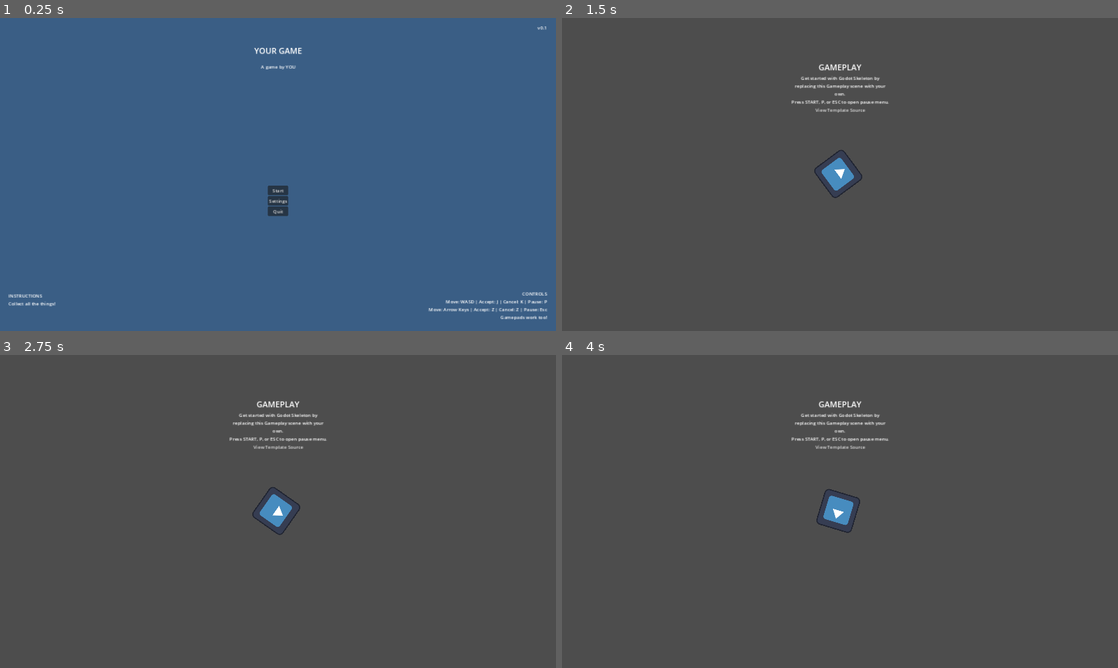
Above: before the commit, frames 1-4 (two rows, left to right).
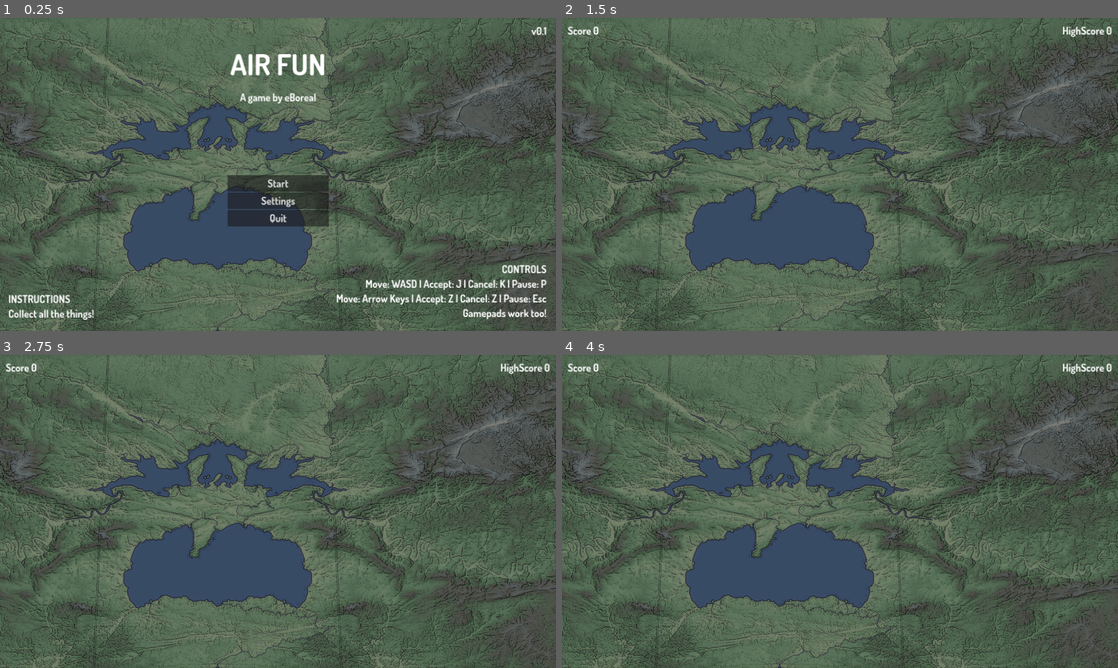
Above: after the commit, the same moments.

Repository: eespie/airfun
Game: Godot game, scene res://scenes/main_menu/main_menu.tscn
The game is run twice, just before and just after one commit, with the same random seed, the same clock (stepped at 60 frames per second) and the same inputs. The engine's default icon, where the game draws it, is replaced by a stand-in: a white triangle on a blue panel in a dark square.
Inputs (mouse positions are in pixels of both pictures, inside the frame that each line leads up to):
- Up to frame 1 (0.25 s): no input
- Up to frame 2 (1.5 s): click "Start" at 0.5 s; click (840, 174) at 1.25 s, where only the run after the commit has a clickable "Air Random Fun"
- Up to frame 3 (2.75 s): tap Enter at 2 s; move the mouse to (400, 495) at 2.02 s
- Up to frame 4 (4 s): tap Enter at 2.75, 3.5 s; move the mouse to (728, 527) at 2.77 s; move the mouse to (895, 442) at 3.52 s

The runs differ from the first frame. In frame 1, 100% of the frame differs, in the area x 0-100%, y 0-100%; in frame 2, 47%; in frame 3, 47%; in frame 4, 47%.

Commit message:
Custo skeleton

Diff:
--- /dev/null
+++ b/assets/themes/default_theme.tres
@@ -0,0 +1,12 @@
+[gd_resource type="Theme" load_steps=4 format=3 uid="uid://bkflfrecdmlo2"]
+
+[ext_resource type="FontFile" uid="uid://vv777y555brd" path="res://assets/fonts/pablo-impallari_dosis/Dosis-Bold.ttf" id="1_hpqko"]
+[ext_resource type="Texture2D" uid="uid://cc5sd1aj8ddmq" path="res://assets/themes/switch-on.png" id="1_qohdv"]
+[ext_resource type="Texture2D" uid="uid://d2e8beum34uc0" path="res://assets/themes/switch-off.png" id="2_co6dg"]
+
+[resource]
+default_font = ExtResource("1_hpqko")
+default_font_size = 35
+CheckButton/constants/h_separation = 15
+CheckButton/icons/checked = ExtResource("1_qohdv")
+CheckButton/icons/unchecked = ExtResource("2_co6dg")
--- a/project.godot
+++ b/project.godot
@@ -14,7 +14,7 @@
 config/description="[Add your description here!]"
 run/main_scene="res://scenes/main_menu/main_menu.tscn"
 config/features=PackedStringArray("4.0", "Mobile")
-boot_splash/image="res://assets/logo-eboreal.png"
+boot_splash/image="res://assets/images/map2.png"
 config/icon="res://assets/icon.svg"
 
 [autoload]
@@ -23,6 +23,8 @@
 Sound="*res://scripts/sound.gd"
 Events="*res://addons/e_boreal/events.gd"
 Scene="*res://addons/e_boreal/scene.gd"
+File="*res://scripts/file.gd"
+GameInfo="*res://scripts/game_info.gd"
 
 [display]
 
--- /dev/null
+++ b/scenes/game_modes/game_modes.tscn
@@ -0,0 +1,119 @@
+[gd_scene load_steps=6 format=3 uid="uid://bqdhtghr56kml"]
+
+[ext_resource type="Texture2D" uid="uid://bq050ylakuguo" path="res://assets/images/map2.png" id="1_e2wt0"]
+[ext_resource type="Theme" uid="uid://bkflfrecdmlo2" path="res://assets/themes/default_theme.tres" id="2_8x18v"]
+[ext_resource type="Script" path="res://scenes/game_modes/mode_options.gd" id="3_f6ohd"]
+[ext_resource type="AudioStream" uid="uid://ce2e610h5dh5g" path="res://assets/sounds/rollover5.ogg" id="5_iuu52"]
+[ext_resource type="AudioStream" uid="uid://nae25xj2of8v" path="res://assets/sounds/switch_006.ogg" id="6_1dyyv"]
+
+[node name="MainMenu" type="Control"]
+layout_mode = 3
+anchors_preset = 15
+anchor_right = 1.0
+anchor_bottom = 1.0
+grow_horizontal = 2
+grow_vertical = 2
+
+[node name="BG" type="ColorRect" parent="."]
+layout_mode = 0
+offset_left = -35.0
+offset_top = -30.0
+offset_right = 1955.0
+offset_bottom = 1110.0
+color = Color(0.227451, 0.368627, 0.521569, 1)
+
+[node name="BackgroundMap" type="Sprite2D" parent="."]
+texture = ExtResource("1_e2wt0")
+centered = false
+
+[node name="Title" type="Label" parent="."]
+layout_mode = 1
+anchors_preset = 5
+anchor_left = 0.5
+anchor_right = 0.5
+offset_left = -65.5
+offset_top = 93.0
+offset_right = 65.5
+offset_bottom = 135.0
+grow_horizontal = 2
+theme = ExtResource("2_8x18v")
+theme_type_variation = &"HeaderLarge"
+theme_override_font_sizes/font_size = 100
+text = "GAME MODES"
+horizontal_alignment = 1
+
+[node name="Instructions" type="Label" parent="."]
+layout_mode = 1
+anchors_preset = 2
+anchor_top = 1.0
+anchor_bottom = 1.0
+offset_left = 29.0
+offset_top = -134.0
+offset_right = 340.0
+offset_bottom = -30.0
+grow_vertical = 0
+theme = ExtResource("2_8x18v")
+text = "INSTRUCTIONS
+Link the airplanes to their destination
+and avoid collisions"
+
+[node name="DebugUIStatus" type="Label" parent="." groups=["debug_ui"]]
+visible = false
+layout_mode = 0
+offset_left = 24.0
+offset_top = 23.0
+offset_right = 162.0
+offset_bottom = 49.0
+text = "Debug UI enabled"
+
+[node name="ModesOptions" type="VFlowContainer" parent="." node_paths=PackedStringArray("shortcut_context")]
+layout_mode = 1
+anchors_preset = 13
+anchor_left = 0.5
+anchor_right = 0.5
+anchor_bottom = 1.0
+offset_left = -35.0
+offset_top = 192.0
+offset_right = 36.0
+offset_bottom = -9.0
+grow_horizontal = 2
+grow_vertical = 2
+shortcut_context = NodePath("Air Random Fun")
+theme = ExtResource("2_8x18v")
+alignment = 1
+script = ExtResource("3_f6ohd")
+
+[node name="Air Random Fun" type="Button" parent="ModesOptions"]
+custom_minimum_size = Vector2(350, 0)
+layout_mode = 2
+text = "Air Random Fun"
+
+[node name="Air Transit Fun" type="Button" parent="ModesOptions"]
+layout_mode = 2
+text = "Air Transit Fun"
+
+[node name="Air Landing Fun" type="Button" parent="ModesOptions"]
+layout_mode = 2
+text = "Air Landing Fun"
+
+[node name="Back" type="Button" parent="ModesOptions"]
+layout_mode = 2
+text = "Back
+"
+
+[node name="Over" type="AudioStreamPlayer2D" parent="ModesOptions"]
+position = Vector2(-925, -192)
+stream = ExtResource("5_iuu52")
+
+[node name="EnterSFX" type="AudioStreamPlayer2D" parent="ModesOptions"]
+position = Vector2(-925, -192)
+stream = ExtResource("6_1dyyv")
+
+[connection signal="mouse_entered" from="ModesOptions/Air Random Fun" to="ModesOptions" method="_on_button_mouse_entered"]
+[connection signal="pressed" from="ModesOptions/Air Random Fun" to="ModesOptions" method="_on_random_pressed"]
+[connection signal="mouse_entered" from="ModesOptions/Air Transit Fun" to="ModesOptions" method="_on_button_mouse_entered"]
+[connection signal="pressed" from="ModesOptions/Air Transit Fun" to="ModesOptions" method="_on_transit_pressed"]
+[connection signal="mouse_entered" from="ModesOptions/Air Landing Fun" to="ModesOptions" method="_on_button_mouse_entered"]
+[connection signal="pressed" from="ModesOptions/Air Landing Fun" to="ModesOptions" method="_on_landing_pressed"]
+[connection signal="mouse_entered" from="ModesOptions/Back" to="ModesOptions" method="_on_button_mouse_entered"]
+[connection signal="pressed" from="ModesOptions/Back" to="ModesOptions" method="_on_back_pressed"]
--- /dev/null
+++ b/scenes/game_modes/mode_options.gd
@@ -0,0 +1,22 @@
+extends VFlowContainer
+
+func _ready() -> void:
+	Sound.play_sfx($EnterSFX)
+
+func _on_button_mouse_entered() -> void:
+	Sound.play_sfx($Over)
+
+func _on_random_pressed():
+	Events.trigger("change_scene", "games/random_fun/random_fun")
+
+
+func _on_transit_pressed():
+	pass # Replace with function body.
+
+
+func _on_landing_pressed():
+	pass # Replace with function body.
+
+
+func _on_back_pressed():
+	Events.trigger("change_scene", "main_menu/main_menu")
--- a/scenes/gameplay/gameplay.tscn
+++ b/scenes/gameplay/gameplay.tscn
@@ -1,7 +1,8 @@
-[gd_scene load_steps=4 format=3 uid="uid://b0jqgn60vrbrk"]
+[gd_scene load_steps=5 format=3 uid="uid://b0jqgn60vrbrk"]
 
 [ext_resource type="Script" path="res://scenes/gameplay/gameplay.gd" id="1_k075f"]
 [ext_resource type="Texture2D" uid="uid://bgprycbqd2tbx" path="res://assets/icon.svg" id="2_oisjo"]
+[ext_resource type="Theme" uid="uid://bkflfrecdmlo2" path="res://assets/themes/default_theme.tres" id="3_5naj6"]
 [ext_resource type="PackedScene" uid="uid://cko02oljhiby" path="res://scenes/paused/paused.tscn" id="3_x7ku6"]
 
 [node name="Gameplay" type="Node2D"]
@@ -22,6 +23,7 @@
 grow_vertical = 2
 size_flags_horizontal = 3
 size_flags_vertical = 3
+theme = ExtResource("3_5naj6")
 
 [node name="Stack" type="VFlowContainer" parent="GUI"]
 layout_mode = 1
--- /dev/null
+++ b/scenes/games/common/game.gd
@@ -0,0 +1,19 @@
+extends Node2D
+
+@export var game_name: String:
+	get:
+		return game_name
+
+func _ready():
+	Events.trigger("new_game", game_name)
+
+func _process(_delta: float) -> void:
+	pass
+
+func _input(event: InputEvent) -> void:
+	if event.is_action_released("pause"):
+		call_deferred("_pause")
+
+func _pause() -> void:
+	$GUI/Paused.pause()
+	get_tree().paused = true
--- /dev/null
+++ b/scenes/games/common/gui.tscn
@@ -0,0 +1,45 @@
+[gd_scene load_steps=5 format=3 uid="uid://cobaxpg7avvu2"]
+
+[ext_resource type="Theme" uid="uid://bkflfrecdmlo2" path="res://assets/themes/default_theme.tres" id="1_fo5bj"]
+[ext_resource type="Script" path="res://scenes/games/common/score.gd" id="2_i7ibk"]
+[ext_resource type="Script" path="res://scenes/games/common/high_score.gd" id="3_6kg8y"]
+[ext_resource type="PackedScene" uid="uid://cko02oljhiby" path="res://scenes/paused/paused.tscn" id="4_u4bxb"]
+
+[node name="GUI" type="Control"]
+layout_mode = 3
+anchors_preset = 15
+anchor_right = 1.0
+anchor_bottom = 1.0
+offset_right = 1920.0
+offset_bottom = 1080.0
+grow_horizontal = 2
+grow_vertical = 2
+size_flags_horizontal = 3
+size_flags_vertical = 3
+theme = ExtResource("1_fo5bj")
+
+[node name="Score" type="Label" parent="."]
+layout_mode = 1
+offset_left = 20.0
+offset_top = 20.0
+offset_right = 100.0
+offset_bottom = 68.0
+text = "Score 0"
+script = ExtResource("2_i7ibk")
+
+[node name="HighScore" type="Label" parent="."]
+layout_mode = 1
+anchors_preset = 1
+anchor_left = 1.0
+anchor_right = 1.0
+offset_left = -170.0
+offset_top = 20.0
+offset_right = -20.0
+offset_bottom = 68.0
+grow_horizontal = 0
+text = "HighScore 123456"
+script = ExtResource("3_6kg8y")
+
+[node name="Paused" parent="." instance=ExtResource("4_u4bxb")]
+visible = false
+layout_mode = 1
--- /dev/null
+++ b/scenes/games/common/high_score.gd
@@ -0,0 +1,29 @@
+extends Label
+
+var high_score = 0
+var game_name = ""
+
+func _ready():
+	bind_events()
+
+func bind_events() -> void:
+	Events.register("new_high_score", self)
+	Events.register("new_game", self)
+
+func _exit_tree():
+	Events.unregister_node(self)
+
+func display_high_score() -> void:
+	text = "HighScore " + str(high_score)
+
+func _on_new_game(name: String) ->void:
+	game_name = name
+	high_score = GameInfo.get_value(game_name, "high_score", 0)
+	display_high_score()
+
+func _on_new_high_score(game_name: String, score: int) -> void:
+	if score <= high_score:
+		return
+	high_score = score
+	GameInfo.save_value(game_name, "high_score", high_score)
+	display_high_score()
--- /dev/null
+++ b/scenes/games/common/score.gd
@@ -0,0 +1,26 @@
+extends Label
+
+var high_score = 0
+var score = 0
+var game_name = ""
+
+func _ready():
+	bind_events()
+
+func bind_events() -> void:
+	Events.register("increment_score", self)
+	Events.register("new_game", self)
+
+func _exit_tree():
+	Events.unregister_node(self)
+
+func _on_new_game(name: String) ->void:
+	game_name = name
+	high_score = GameInfo.get_value(game_name, "high_score", 0)
+
+func _on_increment_score() ->void:
+	score = score + 1
+	text = "Score " + str(score)
+	if score > high_score:
+		high_score = score
+		Events.trigger("new_high_score", game_name, high_score)
--- /dev/null
+++ b/scenes/games/random_fun/random_fun.tscn
@@ -0,0 +1,15 @@
+[gd_scene load_steps=4 format=3 uid="uid://c5lgliwo3dm5o"]
+
+[ext_resource type="Script" path="res://scenes/games/common/game.gd" id="1_p6mwk"]
+[ext_resource type="Texture2D" uid="uid://bq050ylakuguo" path="res://assets/images/map2.png" id="2_apyar"]
+[ext_resource type="PackedScene" uid="uid://cobaxpg7avvu2" path="res://scenes/games/common/gui.tscn" id="3_28r50"]
+
+[node name="Game" type="Node2D"]
+script = ExtResource("1_p6mwk")
+game_name = "random_fun"
+
+[node name="map" type="Sprite2D" parent="."]
+texture = ExtResource("2_apyar")
+centered = false
+
+[node name="GUI" parent="." instance=ExtResource("3_28r50")]
--- a/scenes/main_menu/main_menu.tscn
+++ b/scenes/main_menu/main_menu.tscn
@@ -1,5 +1,7 @@
-[gd_scene load_steps=5 format=3 uid="uid://brk6pe1mqx36n"]
+[gd_scene load_steps=7 format=3 uid="uid://brk6pe1mqx36n"]
 
+[ext_resource type="Theme" uid="uid://bkflfrecdmlo2" path="res://assets/themes/default_theme.tres" id="1_c0giq"]
+[ext_resource type="Texture2D" uid="uid://bq050ylakuguo" path="res://assets/images/map2.png" id="1_eq578"]
 [ext_resource type="Script" path="res://scenes/main_menu/version_label.gd" id="1_s1lxo"]
 [ext_resource type="Script" path="res://scenes/main_menu/menu_options.gd" id="2_xaiuv"]
 [ext_resource type="AudioStream" uid="uid://nae25xj2of8v" path="res://assets/sounds/switch_006.ogg" id="5_uxbfp"]
@@ -21,6 +23,10 @@
 offset_bottom = 1110.0
 color = Color(0.227451, 0.368627, 0.521569, 1)
 
+[node name="BackgroundMap" type="Sprite2D" parent="."]
+texture = ExtResource("1_eq578")
+centered = false
+
 [node name="Title" type="Label" parent="."]
 layout_mode = 1
 anchors_preset = 5
@@ -31,8 +37,10 @@
 offset_right = 65.5
 offset_bottom = 135.0
 grow_horizontal = 2
+theme = ExtResource("1_c0giq")
 theme_type_variation = &"HeaderLarge"
-text = "YOUR GAME"
+theme_override_font_sizes/font_size = 100
+text = "AIR FUN"
 horizontal_alignment = 1
 
 [node name="Credit" type="Label" parent="."]
@@ -40,12 +48,14 @@
 anchors_preset = 5
 anchor_left = 0.5
 anchor_right = 0.5
-offset_left = -59.5
-offset_top = 156.0
-offset_right = 59.5
-offset_bottom = 182.0
+offset_left = -107.0
+offset_top = 250.0
+offset_right = 107.0
+offset_bottom = 298.0
 grow_horizontal = 2
-text = "A game by YOU"
+theme = ExtResource("1_c0giq")
+text = "A game by eBoreal
+"
 
 [node name="Controls" type="Label" parent="."]
 layout_mode = 1
@@ -60,6 +70,7 @@
 offset_bottom = -36.0
 grow_horizontal = 0
 grow_vertical = 0
+theme = ExtResource("1_c0giq")
 text = "CONTROLS
 Move: WASD | Accept: J | Cancel: K | Pause: P
 Move: Arrow Keys | Accept: Z | Cancel: Z | Pause: Esc
@@ -76,6 +87,7 @@
 offset_right = 340.0
 offset_bottom = -30.0
 grow_vertical = 0
+theme = ExtResource("1_c0giq")
 text = "INSTRUCTIONS
 Collect all the things!"
 
@@ -89,6 +101,7 @@
 offset_right = -32.0
 offset_bottom = 47.0
 grow_horizontal = 0
+theme = ExtResource("1_c0giq")
 text = "Version: [set dynamically]"
 horizontal_alignment = 2
 script = ExtResource("1_s1lxo")
@@ -115,10 +128,12 @@
 grow_horizontal = 2
 grow_vertical = 2
 shortcut_context = NodePath("Start")
+theme = ExtResource("1_c0giq")
 alignment = 1
 script = ExtResource("2_xaiuv")
 
 [node name="Start" type="Button" parent="MenuOptions"]
+custom_minimum_size = Vector2(350, 0)
 layout_mode = 2
 text = "Start"
 
--- a/scenes/main_menu/menu_options.gd
+++ b/scenes/main_menu/menu_options.gd
@@ -13,7 +13,7 @@
 	Events.trigger("change_scene", "settings/settings")
 
 func _on_start_pressed() -> void:
-	Events.trigger("change_scene", "gameplay/gameplay")
+	Events.trigger("change_scene", "game_modes/game_modes")
 
 func _on_button_mouse_entered() -> void:
 	Sound.play_sfx($Over)
--- a/scenes/paused/paused.tscn
+++ b/scenes/paused/paused.tscn
@@ -1,5 +1,6 @@
-[gd_scene load_steps=4 format=3 uid="uid://cko02oljhiby"]
+[gd_scene load_steps=5 format=3 uid="uid://cko02oljhiby"]
 
+[ext_resource type="Theme" uid="uid://bkflfrecdmlo2" path="res://assets/themes/default_theme.tres" id="1_687ka"]
 [ext_resource type="Script" path="res://scenes/paused/paused.gd" id="1_ru41v"]
 [ext_resource type="Script" path="res://scenes/paused/options.gd" id="2_2u25l"]
 [ext_resource type="AudioStream" uid="uid://cdw56dwl6eey" path="res://assets/sounds/switch_007.ogg" id="3_gbu7l"]
@@ -12,6 +13,7 @@
 anchor_bottom = 1.0
 grow_horizontal = 2
 grow_vertical = 2
+theme = ExtResource("1_687ka")
 script = ExtResource("1_ru41v")
 
 [node name="ColorRect" type="ColorRect" parent="."]
@@ -20,7 +22,7 @@
 offset_top = -30.0
 offset_right = 1955.0
 offset_bottom = 1110.0
-color = Color(0.156863, 0.396078, 0.384314, 1)
+color = Color(0, 0, 0.207843, 0.337255)
 
 [node name="Title" type="Label" parent="."]
 layout_mode = 1
@@ -33,6 +35,7 @@
 offset_bottom = 142.0
 grow_horizontal = 2
 theme_type_variation = &"HeaderLarge"
+theme_override_font_sizes/font_size = 100
 text = "Paused"
 
 [node name="Instructions" type="Label" parent="."]
@@ -40,10 +43,10 @@
 anchors_preset = 5
 anchor_left = 0.5
 anchor_right = 0.5
-offset_left = -128.5
-offset_top = 200.0
-offset_right = 128.5
-offset_bottom = 234.0
+offset_left = -235.0
+offset_top = 250.0
+offset_right = 235.0
+offset_bottom = 298.0
 grow_horizontal = 2
 text = "Press START, P, or ESC to resume."
 horizontal_alignment = 1
@@ -67,6 +70,7 @@
 metadata/_edit_group_ = true
 
 [node name="Resume" type="Button" parent="PauseOptions"]
+custom_minimum_size = Vector2(350, 0)
 layout_mode = 2
 text = "Resume"
 
--- a/scenes/settings/settings.tscn
+++ b/scenes/settings/settings.tscn
@@ -1,11 +1,14 @@
-[gd_scene load_steps=8 format=3 uid="uid://dqfq6on37vchy"]
+[gd_scene load_steps=11 format=3 uid="uid://dqfq6on37vchy"]
 
 [ext_resource type="Script" path="res://scenes/settings/settings_controls.gd" id="1_na4vu"]
+[ext_resource type="Theme" uid="uid://bkflfrecdmlo2" path="res://assets/themes/default_theme.tres" id="1_wlf6d"]
+[ext_resource type="Texture2D" uid="uid://bq050ylakuguo" path="res://assets/images/map2.png" id="2_o2e8i"]
 [ext_resource type="Script" path="res://scenes/settings/fullscreen_toggle.gd" id="2_ysxyu"]
 [ext_resource type="Script" path="res://scenes/settings/sfx_toggle.gd" id="3_3i430"]
 [ext_resource type="Script" path="res://scenes/settings/music_toggle.gd" id="4_mavl3"]
 [ext_resource type="Script" path="res://scenes/settings/back_button.gd" id="5_kkoqo"]
 [ext_resource type="AudioStream" uid="uid://ce2e610h5dh5g" path="res://assets/sounds/rollover5.ogg" id="6_vmmvy"]
+[ext_resource type="AudioStream" uid="uid://cjkk6v5u8bcxa" path="res://assets/sounds/switch_005.ogg" id="7_16vjt"]
 [ext_resource type="AudioStream" uid="uid://cg12u316lgyn4" path="res://assets/sounds/switch2.ogg" id="7_um5xe"]
 
 [node name="Settings" type="Control"]
@@ -15,6 +18,7 @@
 anchor_bottom = 1.0
 grow_horizontal = 2
 grow_vertical = 2
+theme = ExtResource("1_wlf6d")
 
 [node name="BG" type="ColorRect" parent="."]
 layout_mode = 0
@@ -23,6 +27,10 @@
 offset_right = 1955.0
 offset_bottom = 1110.0
 color = Color(0.501961, 0.223529, 0.27451, 1)
+
+[node name="BackgroundMap" type="Sprite2D" parent="."]
+texture = ExtResource("2_o2e8i")
+centered = false
 
 [node name="Title" type="Label" parent="."]
 layout_mode = 1
@@ -35,6 +43,7 @@
 offset_bottom = 106.0
 grow_horizontal = 2
 theme_type_variation = &"HeaderLarge"
+theme_override_font_sizes/font_size = 100
 text = "Settings"
 horizontal_alignment = 1
 
@@ -86,11 +95,13 @@
 script = ExtResource("4_mavl3")
 
 [node name="BackButton" type="Button" parent="SettingsControls"]
+custom_minimum_size = Vector2(350, 0)
 layout_mode = 2
 text = "Back"
 script = ExtResource("5_kkoqo")
 
 [node name="EnterSFX" type="AudioStreamPlayer2D" parent="SettingsControls"]
+stream = ExtResource("7_16vjt")
 
 [node name="OverSFX" type="AudioStreamPlayer2D" parent="SettingsControls"]
 stream = ExtResource("6_vmmvy")
--- /dev/null
+++ b/scripts/file.gd
@@ -0,0 +1,23 @@
+extends Node
+
+const save_file = "user://airfun.save"
+
+func _ready():
+	pass
+
+func save_game(savedict) -> void:
+	var savegame = FileAccess.open(save_file, FileAccess.WRITE)
+	savegame.store_line(JSON.stringify(savedict))
+	savegame.close()
+
+func load_game() -> Dictionary:
+	if not FileAccess.file_exists(save_file):
+		return {}
+	var savegame = FileAccess.open(save_file, FileAccess.READ)
+	var savedict = {}
+	var content = savegame.get_line()
+	#print(content)
+	var json = JSON.new()
+	savedict = json.parse(content)
+	savegame.close()
+	return savedict.get_data()
--- /dev/null
+++ b/scripts/game_info.gd
@@ -0,0 +1,27 @@
+extends Node
+
+var game_info = []
+
+func _ready():
+	game_info = File.load_game()
+
+func get_value(game: String, name: String, default):
+	var info = game_info.get(game)
+	if info == null:
+		return default
+
+	var value = info.get(name)
+	if value == null:
+		return default
+
+	return value
+
+func save_value(game: String, name: String, value) -> void:
+	var info = game_info.get(game)
+	if info == null:
+		info = []
+
+	info.set(name, value)
+	game_info.set(game, info)
+
+	File.save_game(game_info)
--- a/scripts/global.gd
+++ b/scripts/global.gd
@@ -9,6 +9,7 @@
 const EXPORT_CONFIG_METADATA_SECTION := "metadata"
 const SETTINGS_FILE := "user://settings.cfg"
 const CONFIG_SETTINGS_SECTION := "settings"
+const CONFIG_GAMES_SECTION := "games"
 
 func _ready() -> void:
 	print_debug("Global ready")
Not shown, changed: addons/e_boreal/scene.gd
Binary file added: assets/fonts/pablo-impallari_dosis/Dosis-Bold.ttf
Not shown, added: assets/fonts/pablo-impallari_dosis/Dosis-Bold.ttf.import
Binary file added: assets/fonts/pablo-impallari_dosis/Dosis-Book.ttf
Not shown, added: assets/fonts/pablo-impallari_dosis/Dosis-Book.ttf.import
Binary file added: assets/fonts/pablo-impallari_dosis/Dosis-Light.ttf
Not shown, added: assets/fonts/pablo-impallari_dosis/Dosis-Light.ttf.import
Binary file added: assets/fonts/pablo-impallari_dosis/Dosis-Medium.ttf
Not shown, added: assets/fonts/pablo-impallari_dosis/Dosis-Medium.ttf.import
Binary file added: assets/fonts/pablo-impallari_dosis/Dosis-SemiBold.ttf
Not shown, added: assets/fonts/pablo-impallari_dosis/Dosis-SemiBold.ttf.import
Not shown, added: assets/fonts/pablo-impallari_dosis/FONTLOG.txt
(and 7 more such lines)
